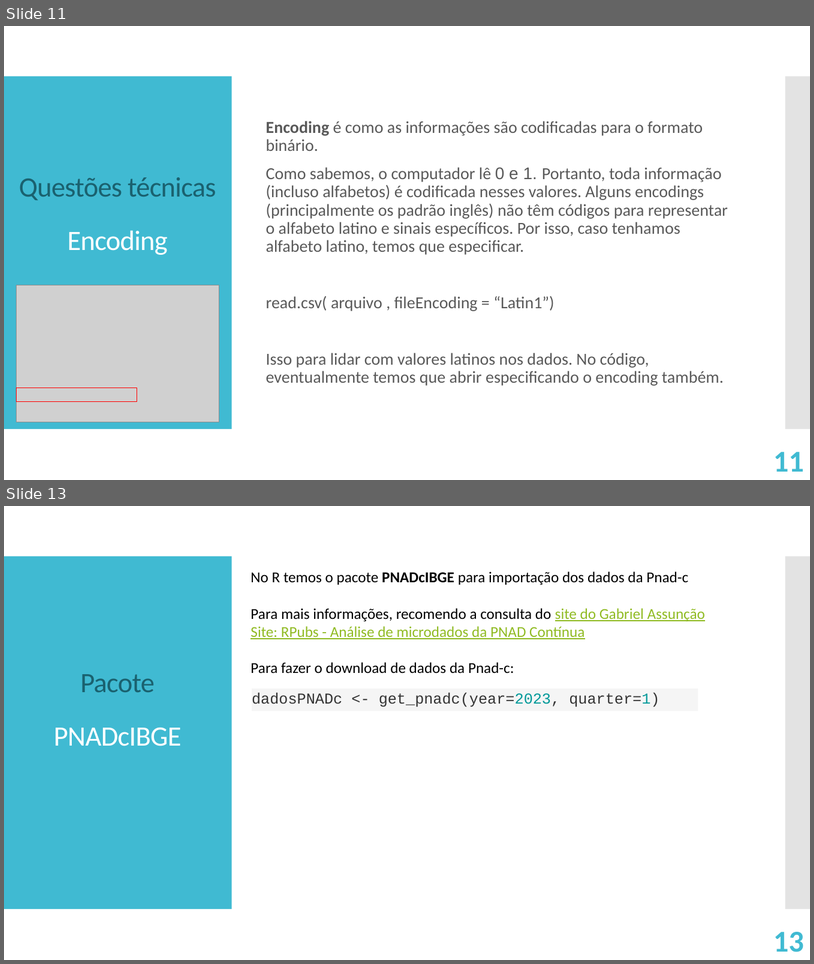
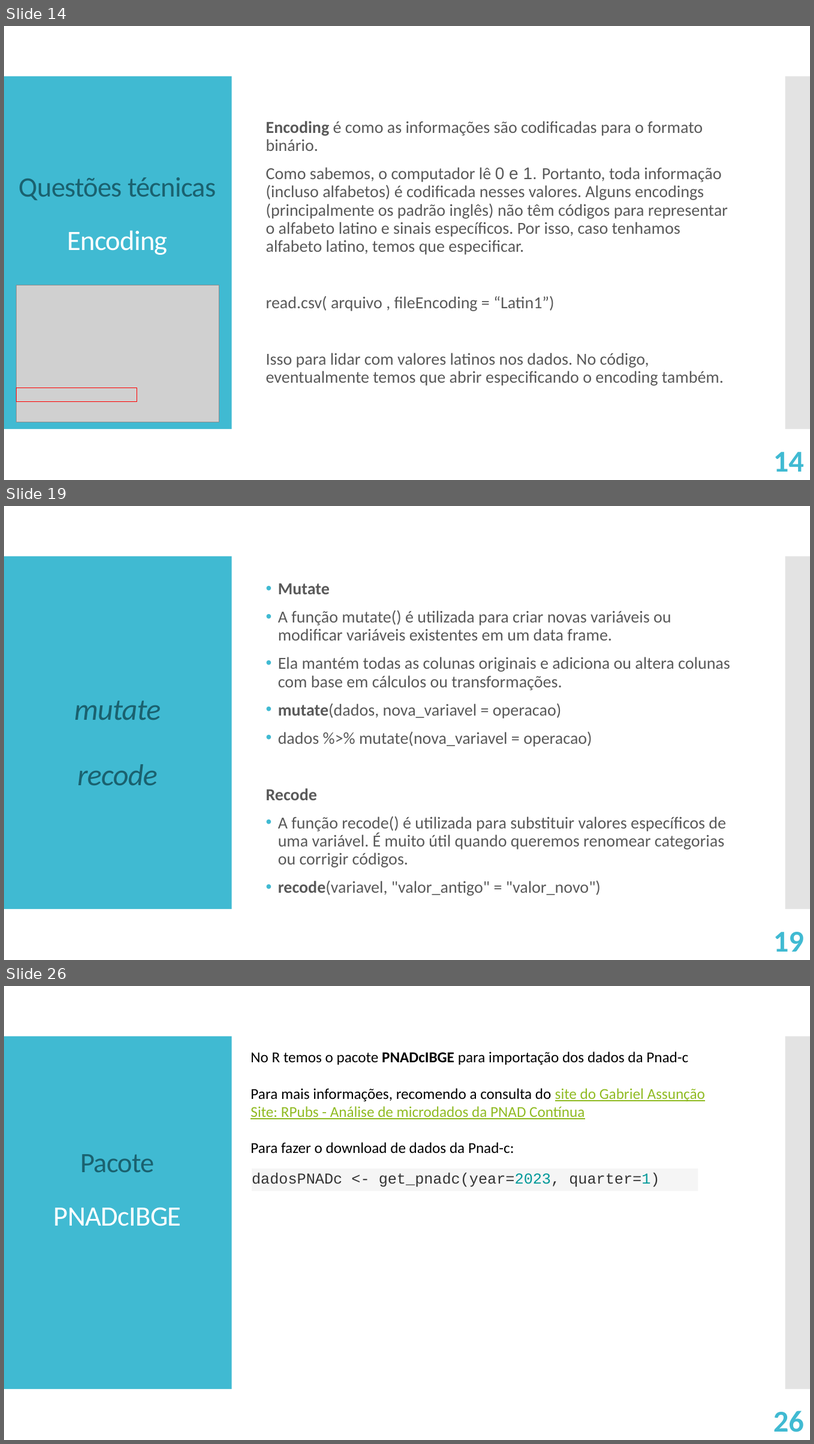
Before and after one commit to victorgalcantara/R-Intro, a slide deck: A03 - Mão na massa/A03 - Import and Tidy Data.pptx. Shown one above the other, each under a label of ours: slides 11 and 13 before the commit, slides 14, 19 and 26 after it; the slides between them are not shown. The pictures are 814x964 and 814x1444 pixels, drawn with LibreOffice and Linux fonts; fonts in the diff are those of the drawing; grey boxes stand for pictures. Boxes give left, top, right and bottom in pixels: in the first picture for what was removed or moved away, otherwise in the second. Text is boxed around its words. In the diff, an @@ line names an element or a change of style, - is before the commit and + after.

```diff
--- a/A03 - Mão na massa/A03 - Import and Tidy Data.pptx
+++ b/A03 - Mão na massa/A03 - Import and Tidy Data.pptx
@@ slide 19 added at (4, 506, 810, 960), background #FFFFFF; not listed: 2 template elements that a slide beside it also shows @@
@@ text added at (266, 583, 731, 895), 20 pt, text #595959 @@
+• Mutate
+• A função mutate() é utilizada para criar novas variáveis ou modificar variáveis existentes em um data frame.
+• Ela mantém todas as colunas originais e adiciona ou altera colunas com base em cálculos ou transformações.
+• mutate(dados, nova_variavel = operacao)
+• dados %>% mutate(nova_variavel = operacao)
+Recode
+• A função recode() é utilizada para substituir valores específicos de uma variável. É muito útil quando queremos renomear categorias ou corrigir códigos.
+• recode(variavel, "valor_antigo" = "valor_novo")
@@ text added at (74, 700, 161, 785), 36 pt, text #1A616F, italic @@
+mutate
+recode
@@ page number added at (774, 931, 804, 951), 36 pt, text #40BAD2, bold @@
+19
@@ what was slide 11 is now slide 14 @@
@@ page number at (774, 451, 804, 471): text changed @@
-11
+14
@@ what was slide 13 is now slide 26 @@
@@ page number at (774, 1410, 804, 1432): text changed @@
-13
+26
```
Also in this commit, not shown: 1 slide changed, 18 other slides added, 1 slide removed, 6 other files.
